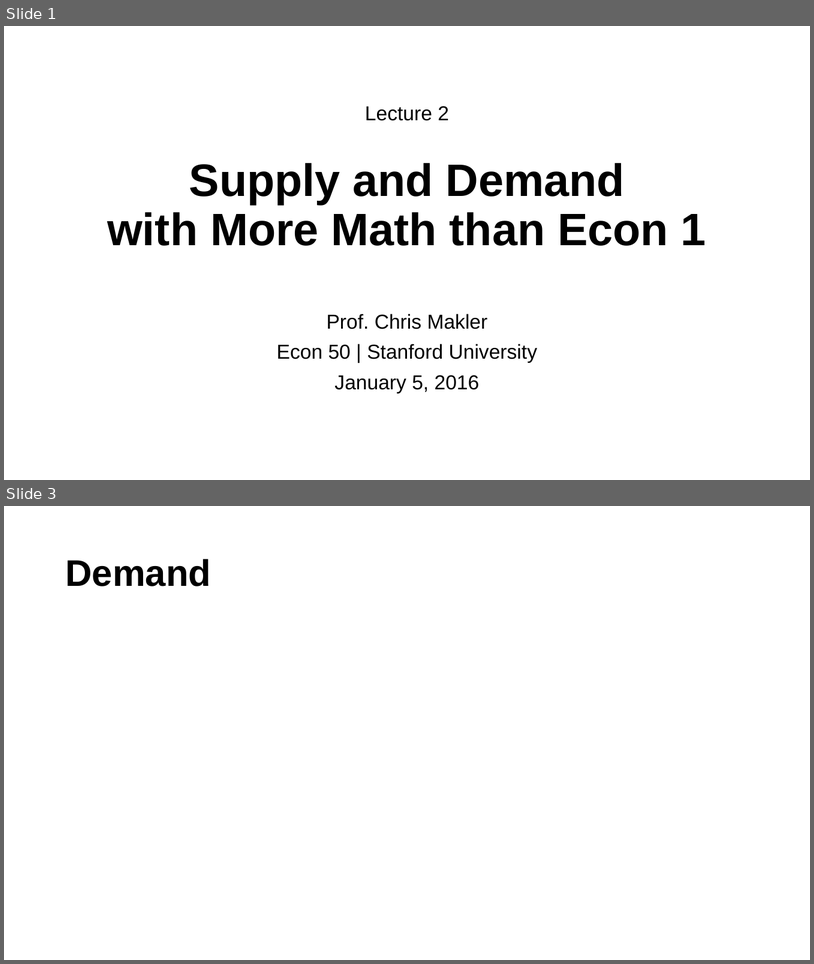
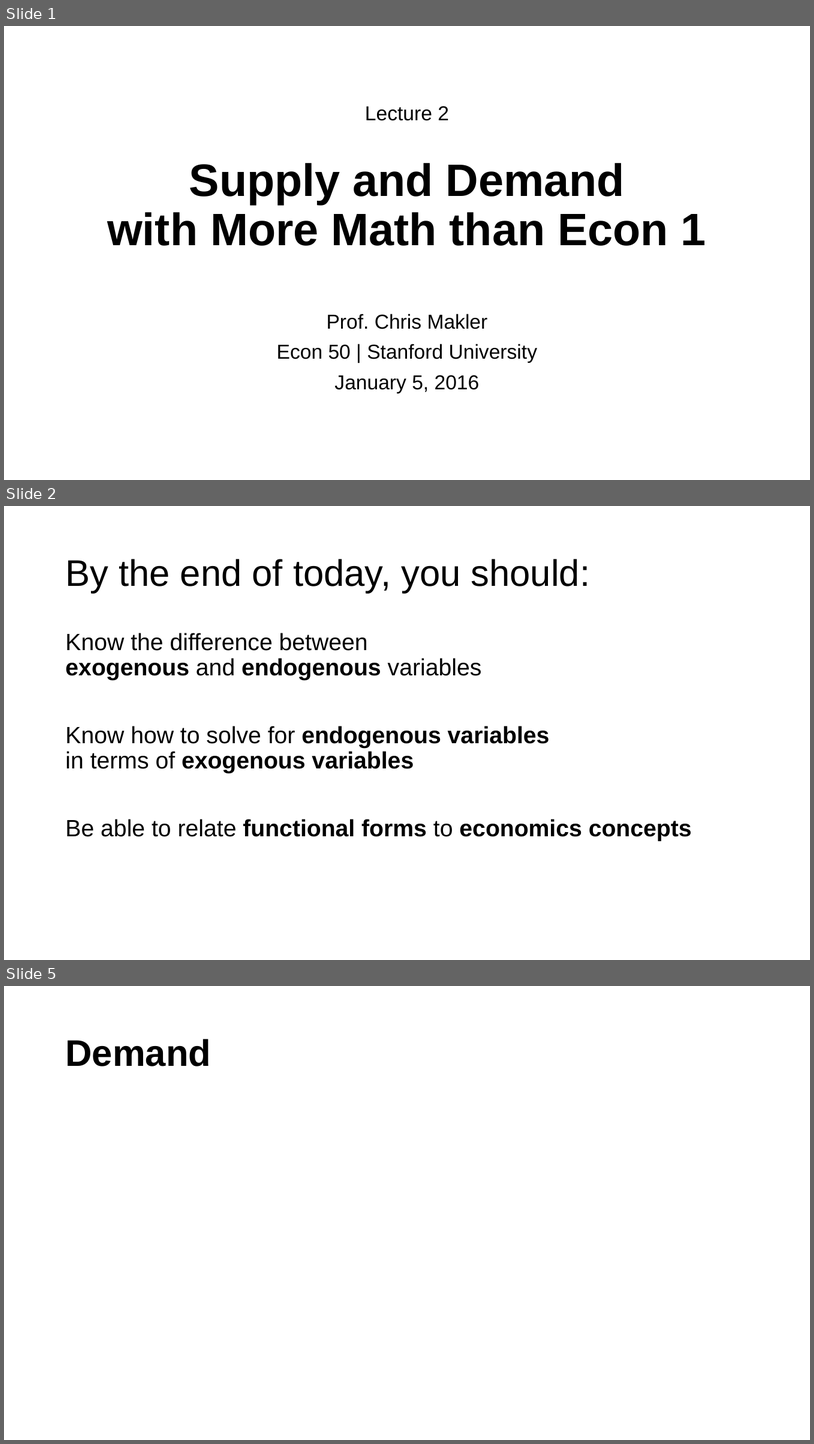
Before and after one commit to zllovesuki/econgraphs, a slide deck: templates/courses/stanford/W16-ECON-50/lecture2/lecture2.pptx. Shown one above the other, each under a label of ours: slides 1 and 3 before the commit, slides 1, 2 and 5 after it; the slides between them are not shown. The pictures are 814x964 and 814x1444 pixels, drawn with LibreOffice and Linux fonts; fonts in the diff are those of the drawing; grey boxes stand for pictures. Boxes give left, top, right and bottom in pixels: in the first picture for what was removed or moved away, otherwise in the second. Text is boxed around its words. In the diff, an @@ line names an element or a change of style, - is before the commit and + after.

```diff
--- a/templates/courses/stanford/W16-ECON-50/lecture2/lecture2.pptx
+++ b/templates/courses/stanford/W16-ECON-50/lecture2/lecture2.pptx
@@ slide 2 added at bbox=[4, 506, 810, 960], background #FFFFFF @@
@@ title added at bbox=[65, 559, 591, 593], 44 pt, text #000000 @@
+By the end of today, you should:
@@ text added at bbox=[65, 633, 692, 841], 28 pt, text #000000, bold @@
+Know the difference between
+exogenous and endogenous variables
+Know how to solve for endogenous variables
+in terms of exogenous variables
+Be able to relate functional forms to economics concepts
@@ what was slide 3 is now slide 5 @@
```
Also in this commit, not shown: 2 slides changed, 8 other slides added, 7 other files.
